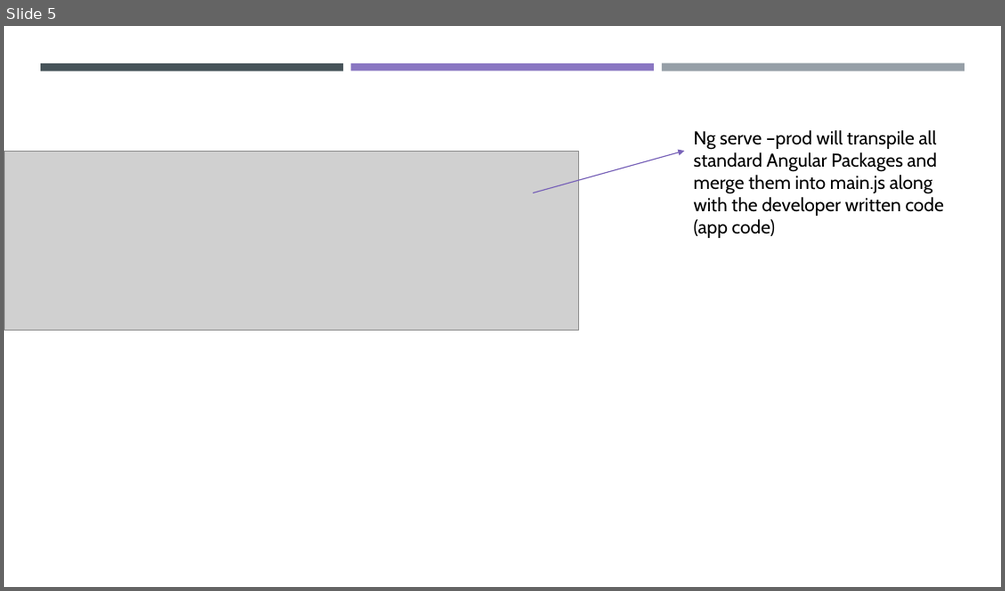
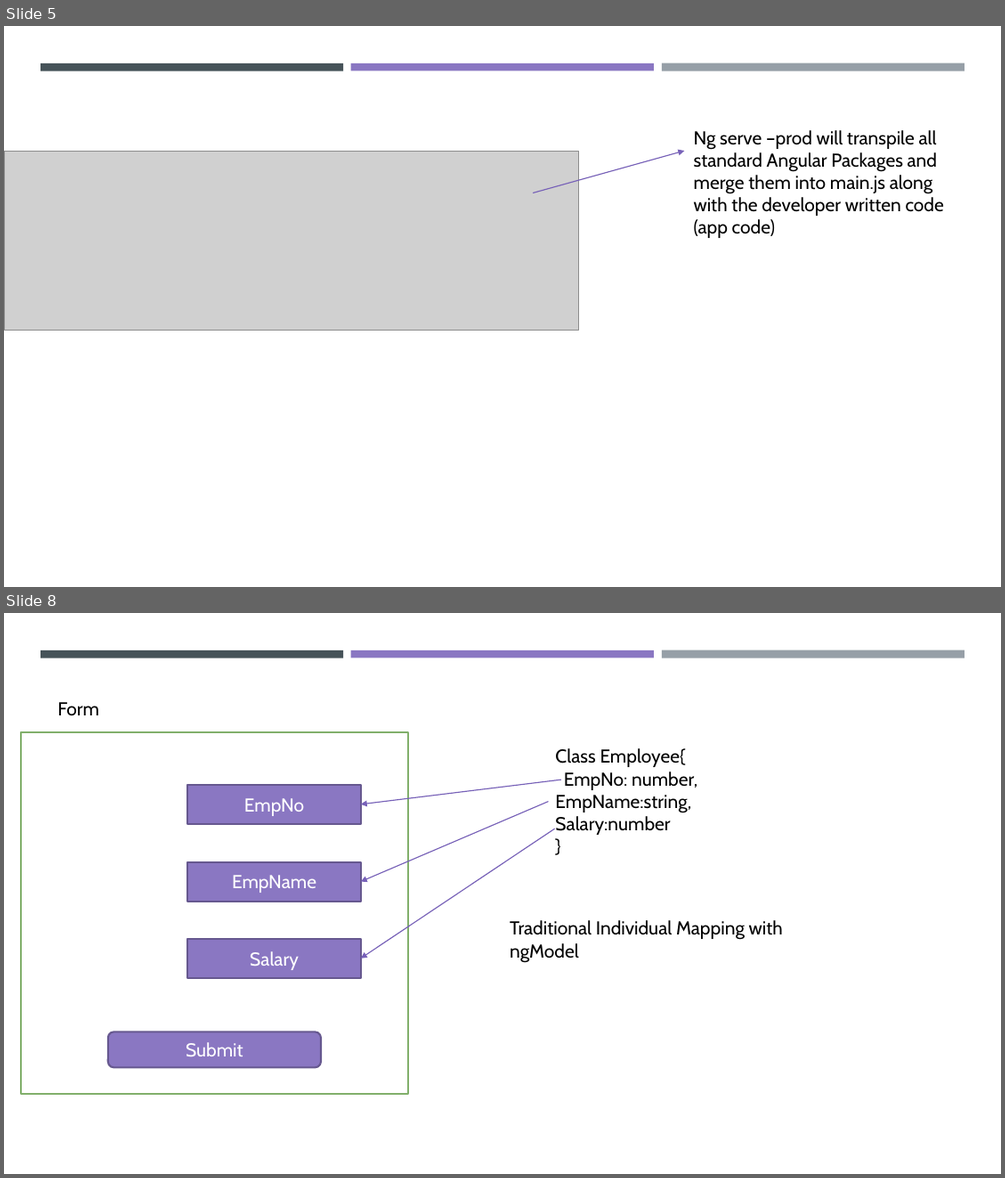
Before and after one commit to maheshsabnis/ngfinastra, a slide deck: Training_Diagrams.pptx. Shown one above the other, each under a label of ours: slide 5 before the commit, slides 5 and 8 after it; the slides between them are not shown. The pictures are 1005x591 and 1005x1178 pixels, drawn with LibreOffice and Linux fonts; fonts in the diff are those of the drawing; grey boxes stand for pictures. Boxes give left, top, right and bottom in pixels: in the first picture for what was removed or moved away, otherwise in the second. Text is boxed around its words. In the diff, an @@ line names an element or a change of style, - is before the commit and + after.

```diff
--- a/Training_Diagrams.pptx
+++ b/Training_Diagrams.pptx
@@ slide 8 added at (4, 613, 1001, 1174), background #FFFFFF; not listed: 3 template elements that a slide beside it also shows @@
@@ text added at (57, 702, 99, 715), 18 pt, text #000000 @@
+Form
@@ rectangle added at (21, 732, 408, 1094), fill #FFFFFF, outline #81AF6B 1.75 pt @@
@@ text added at (555, 748, 697, 835), 18 pt, text #000000 @@
+Class Employee{
+EmpNo: number,
+EmpName:string,
+Salary:number
+}
@@ rectangle added at (188, 785, 361, 824), fill #8A77C2, outline #665890 1.75 pt, 18 pt, text #FFFFFF @@
+EmpNo
@@ arrow added from (561, 779) to (361, 804), #7761B8 1 pt @@
@@ arrow added from (549, 802) to (361, 882), #7761B8 1 pt @@
@@ arrow added from (554, 829) to (361, 958), #7761B8 1 pt @@
@@ rectangle added at (188, 862, 361, 900), fill #8A77C2, outline #665890 1.75 pt, 18 pt, text #FFFFFF @@
+EmpName
@@ text added at (510, 920, 783, 963), 18 pt, text #000000 @@
+Traditional Individual Mapping with ngModel
@@ rectangle added at (188, 938, 361, 977), fill #8A77C2, outline #665890 1.75 pt, 18 pt, text #FFFFFF @@
+Salary
@@ rounded rectangle added at (108, 1032, 321, 1068), fill #8A77C2, outline #665890 1.75 pt, 18 pt, text #FFFFFF @@
+Submit
```
Also in this commit, not shown: 3 other slides added, 9 other files.
